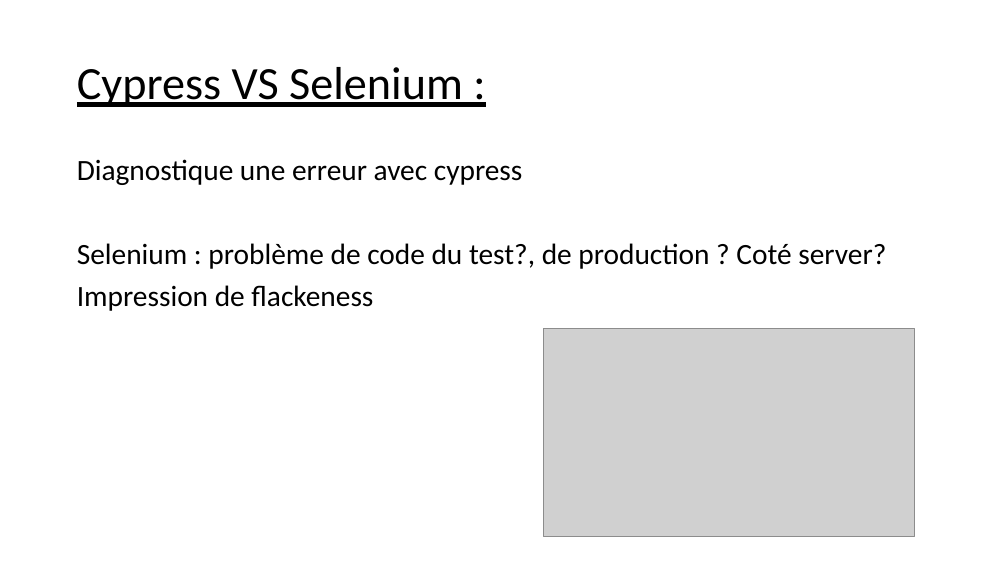
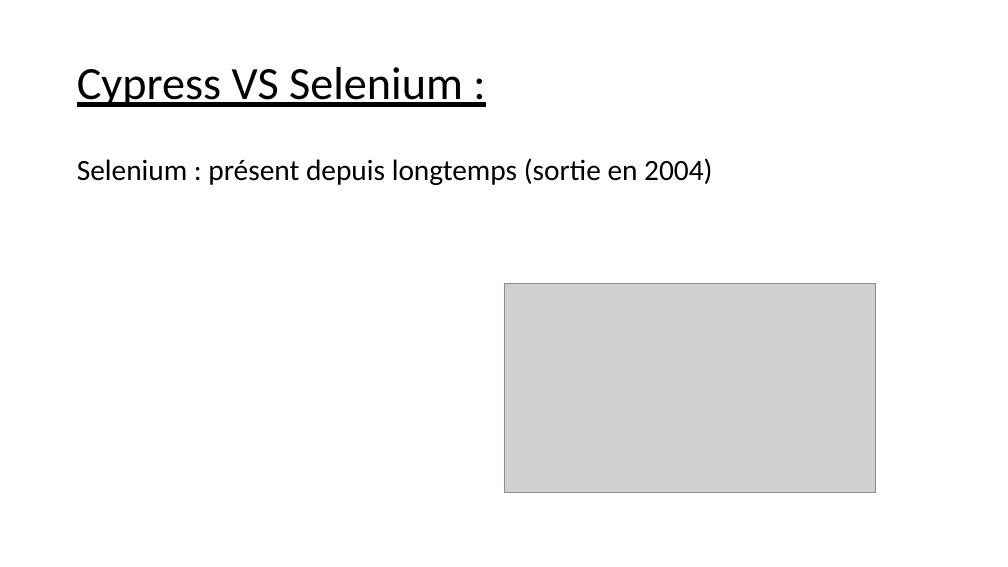
Before and after one commit to seblast312/cypress_youtube, a slide deck: slide 15 of Cypress.pptx (slide 13 before the commit). Drawn at 1008x567 pixels with LibreOffice and Linux fonts; fonts in the diff are those of the drawing; grey boxes stand for pictures. Boxes give left, top, right and bottom in pixels: in the first picture for what was removed or moved away, otherwise in the second. Text is boxed around its words. In the diff, an @@ line names an element or a change of style, - is before the commit and + after.

```diff
--- a/Cypress.pptx
+++ b/Cypress.pptx
@@ text at <box>77,158,712,185</box>: text changed @@
-Diagnostique une erreur avec cypress
-Selenium : problème de code du test?, de production ? Coté server?
-Impression de flackeness
+Selenium : présent depuis longtemps (sortie en 2004)
@@ picture: place and size @@
-picture at <box>544,328,915,537</box>
+picture at <box>504,284,876,492</box>
```
Also in this commit, not shown: 4 other slides changed, 3 slides added, 5 other files.
